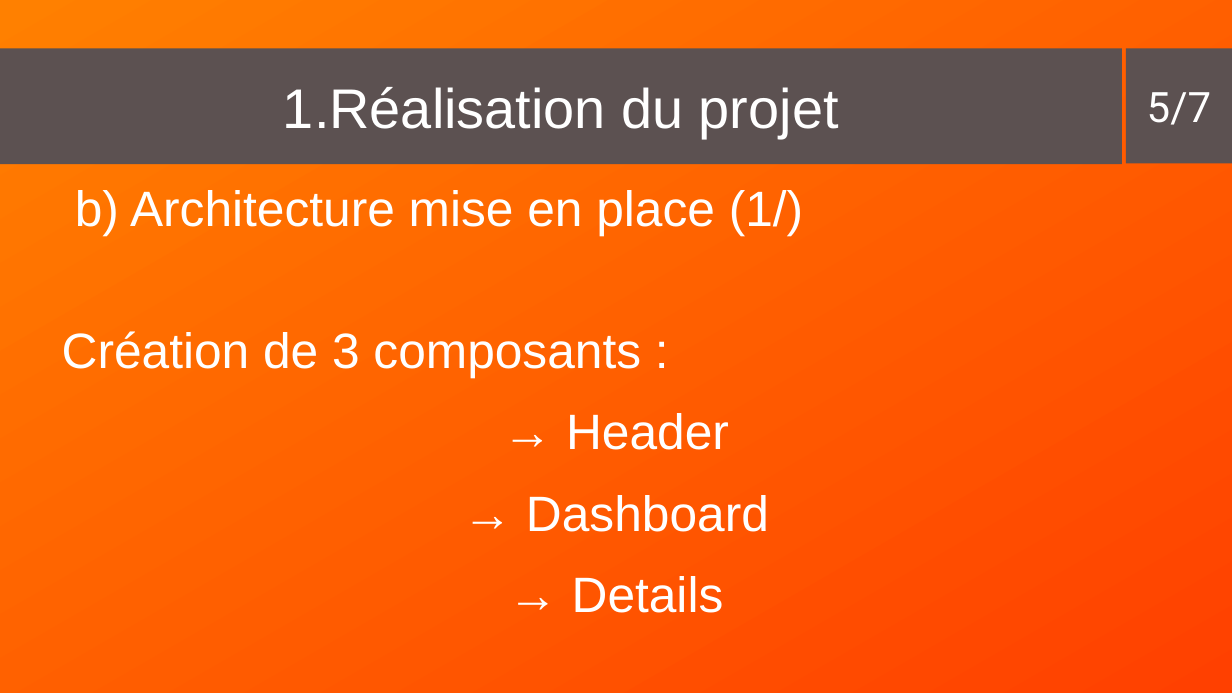
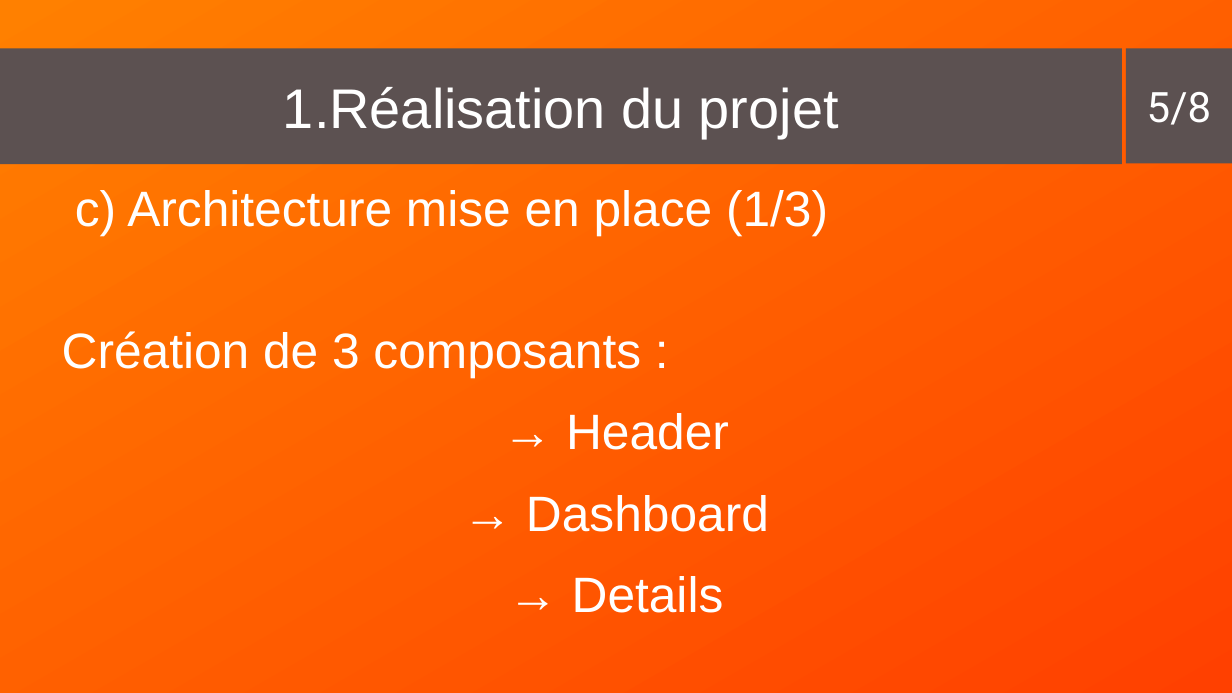
Before and after one commit to ZaeRon007/FormationFullStack, a slide deck: slide 5 of documents/presentation/presentation2.odp. Drawn at 1232x693 pixels with LibreOffice and Linux fonts; fonts in the diff are those of the drawing. Boxes give left, top, right and bottom in pixels: in the first picture for what was removed or moved away, otherwise in the second. Text is boxed around its words. In the diff, an @@ line names an element or a change of style, - is before the commit and + after.

```diff
--- a/documents/presentation/presentation2.odp
+++ b/documents/presentation/presentation2.odp
@@ text in rectangle at <box>1147,92,1211,125</box>: text changed @@
-5/7
+5/8
@@ text at <box>127,190,828,236</box>: text changed @@
-b) Architecture mise en place (1/)
+c) Architecture mise en place (1/3)
```
Also in this commit, not shown: 5 other slides changed, 1 slide added, 1 other file.
